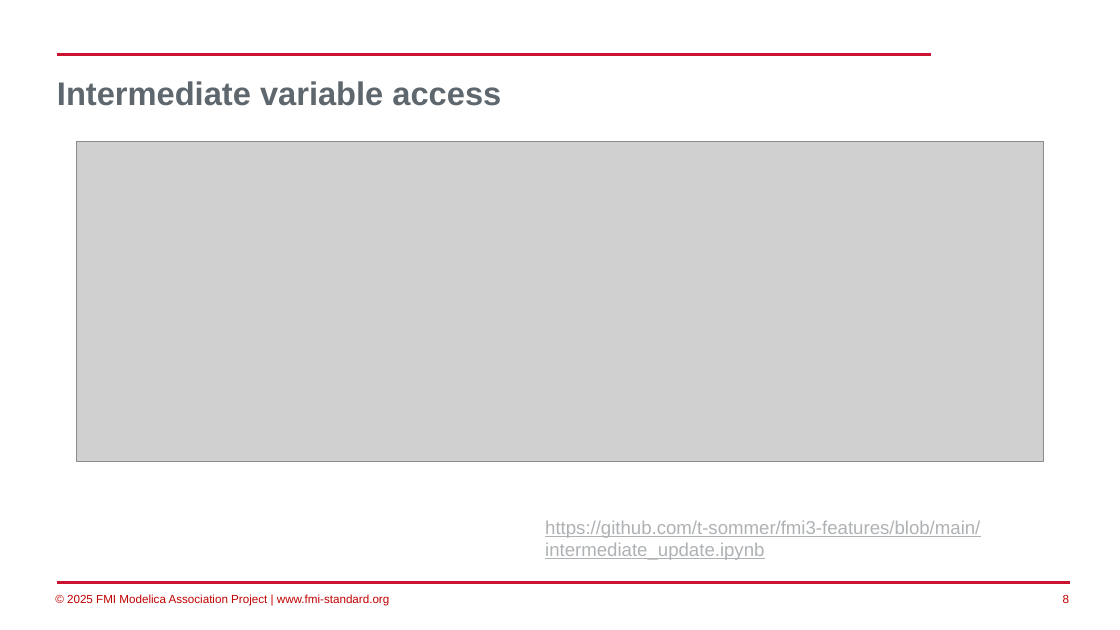
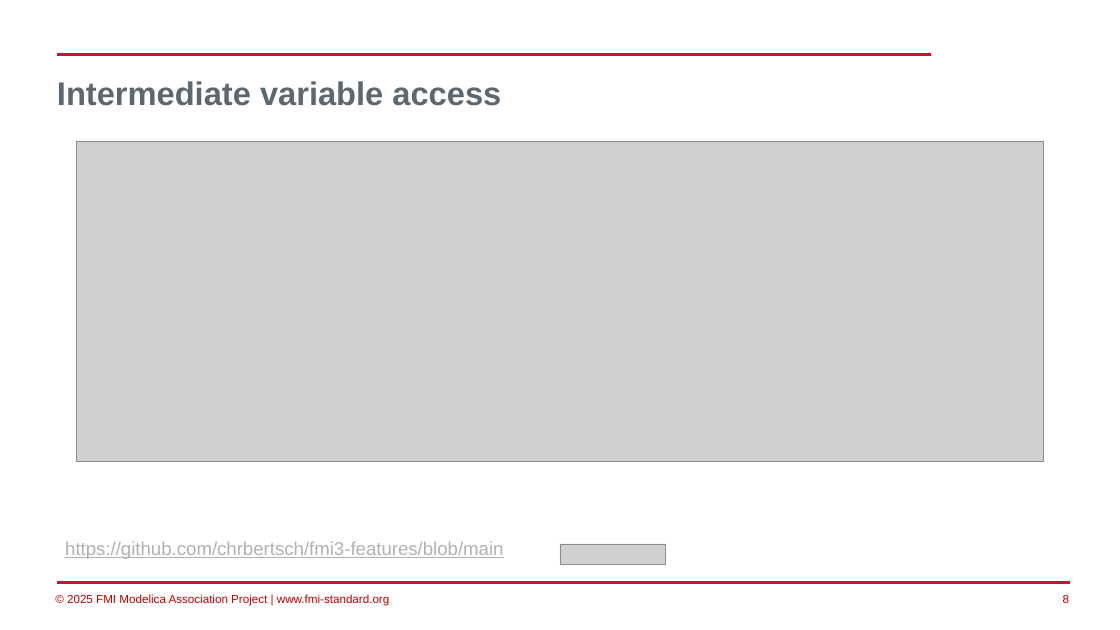
Before and after one commit to modelica/fmi-beginners-tutorial-2025, a slide deck: slide 8 of part4/FMI3_Outlook.pptx. Drawn at 1120x630 pixels with LibreOffice and Linux fonts; fonts in the diff are those of the drawing; grey boxes stand for pictures; background and template pictures are left out. Boxes give left, top, right and bottom in pixels: in the first picture for what was removed or moved away, otherwise in the second. Text is boxed around its words. In the diff, an @@ line names an element or a change of style, - is before the commit and + after.

```diff
--- a/part4/FMI3_Outlook.pptx
+++ b/part4/FMI3_Outlook.pptx
@@ text at [65,541,503,559]: text changed @@
-https://github.com/t-sommer/fmi3-features/blob/main/intermediate_update.ipynb
+https://github.com/chrbertsch/fmi3-features/blob/main
@@ picture added at [560,544,666,565] @@
```
Also in this commit, not shown: 2 other slides changed, 3 other files.
